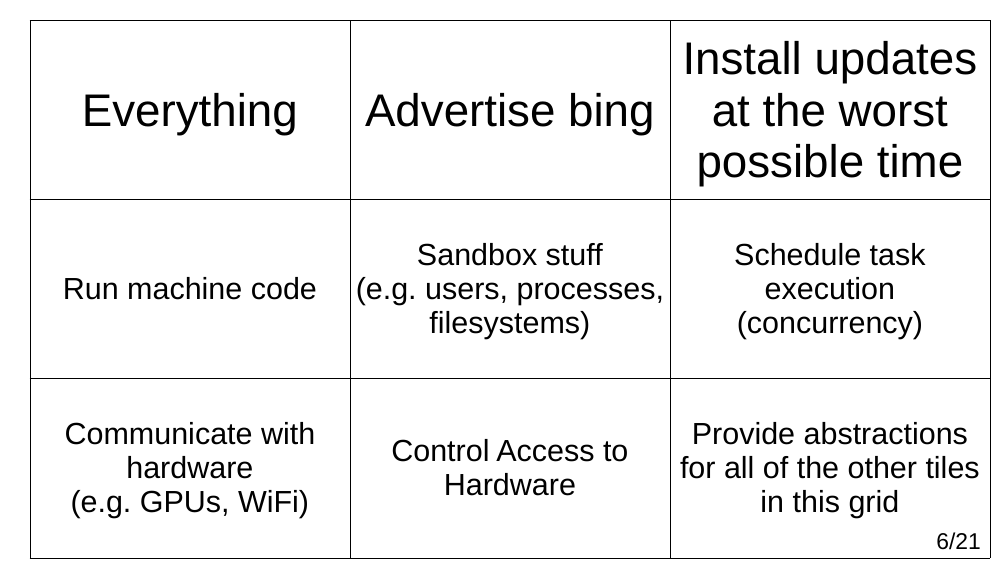
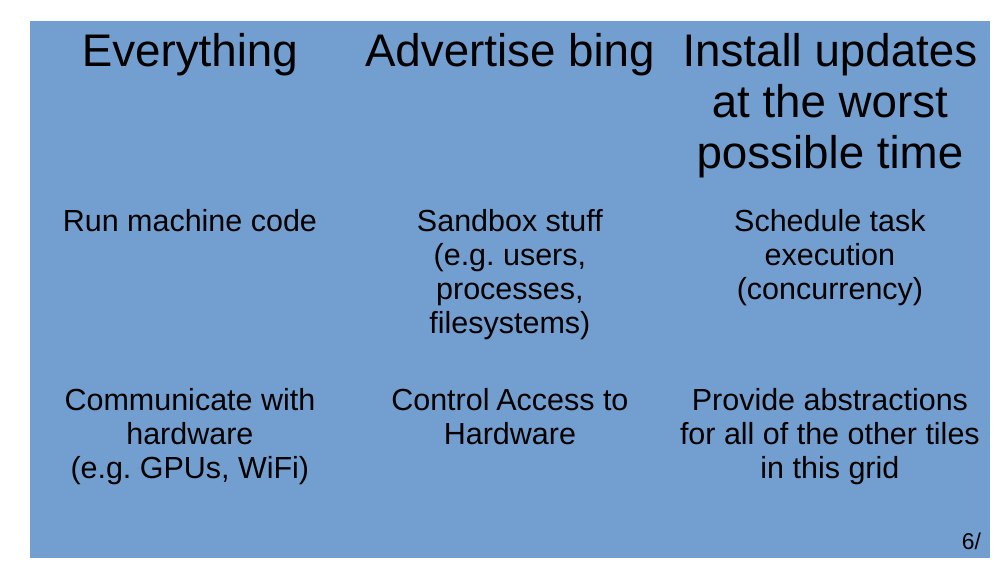
Before and after one commit to adamkewley/rse-meetups, a slide deck: slide 6 of 5_Subprocesses/PresentationSlides.odp. Drawn at 1008x567 pixels with LibreOffice and Linux fonts; fonts in the diff are those of the drawing. Boxes give left, top, right and bottom in pixels: in the first picture for what was removed or moved away, otherwise in the second. Text is boxed around its words. In the diff, an @@ line names an element or a change of style, - is before the commit and + after.

```diff
--- a/5_Subprocesses/PresentationSlides.odp
+++ b/5_Subprocesses/PresentationSlides.odp
@@ table at [30,21,991,559] @@
@@ fill none to #729FCF in 9 cells @@
@@ borders changed @@
@@ page number at [962,532,981,550]: text changed @@
-6/21
+6/
```
Also in this commit, not shown: 17 other slides changed.
